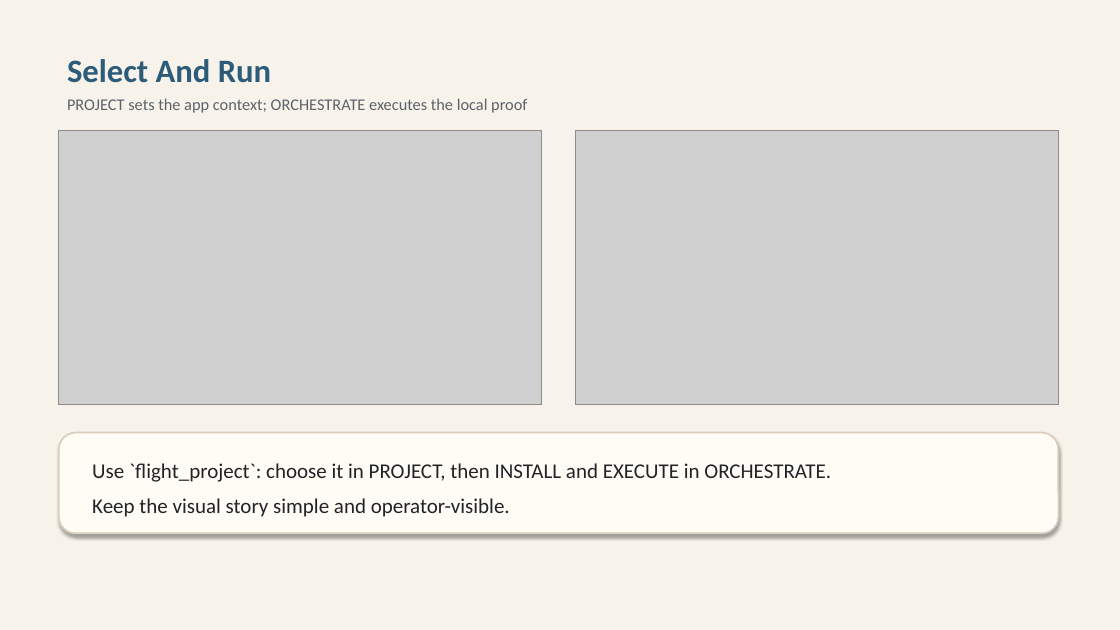
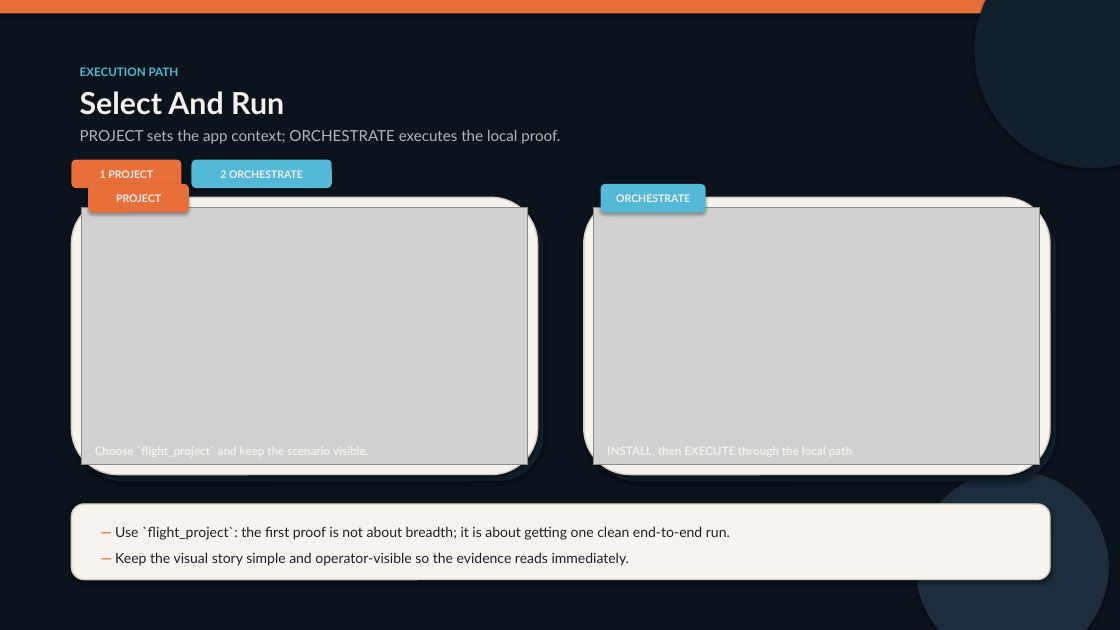
Before and after one commit to ThalesGroup/agilab, a slide deck: slide 3 of docs/source/AGILAB_Flight_First_Proof_Slides.pptx. Drawn at 1120x630 pixels with LibreOffice and Linux fonts; fonts in the diff are those of the drawing; grey boxes stand for pictures. Boxes give left, top, right and bottom in pixels: in the first picture for what was removed or moved away, otherwise in the second. Text is boxed around its words. In the diff, an @@ line names an element or a change of style, - is before the commit and + after.

```diff
--- a/docs/source/AGILAB_Flight_First_Proof_Slides.pptx
+++ b/docs/source/AGILAB_Flight_First_Proof_Slides.pptx
@@ background #F7F3EB to #0B131D @@
@@ rectangle added at (0, 0, 1120, 13), fill #E86E3A @@
@@ ellipse added at (975, 0, 1120, 168), fill #12202D @@
@@ text "Select And Run": place and size @@
-text "Select And Run" at (67, 59, 527, 113)
+text "Select And Run" at (80, 91, 560, 144)
@@ text added at (80, 67, 179, 76), 10 pt, text #54B9D6, bold @@
+EXECUTION PATH
@@ text at (80, 91, 284, 115): size 28 to 26 pt, font Calibri to Lato, text colour #2D5C7A to #F4F0EB in "Select And Run"; more space between paragraphs @@
@@ text at (80, 130, 560, 144): text changed; size 14 to 13 pt; font Calibri to Lato; text colour #5B6268 to #ABB7C4 @@
-PROJECT sets the app context; ORCHESTRATE executes the local proof
+PROJECT sets the app context; ORCHESTRATE executes the local proof.
@@ rounded rectangle added at (71, 160, 181, 188), fill #E86E3A, 9 pt, text #F4F0EB, bold @@
+1 PROJECT
@@ rounded rectangle added at (192, 160, 332, 188), fill #54B9D6, 9 pt, text #F4F0EB, bold @@
+2 ORCHESTRATE
@@ rounded rectangle added at (71, 197, 538, 475), fill #F7F3EE, outline #D6CCC1 1.2 pt @@
@@ rounded rectangle added at (77, 204, 544, 481), fill #12202D @@
@@ picture: place and size @@
-picture at (59, 130, 542, 405)
+picture at (82, 208, 528, 465)
@@ rounded rectangle added at (88, 184, 189, 213), fill #E86E3A, 9 pt, text #F4F0EB, bold @@
+PROJECT
@@ rounded rectangle added at (584, 197, 1050, 475), fill #F7F3EE, outline #D6CCC1 1.2 pt @@
@@ rounded rectangle added at (590, 204, 1056, 481), fill #12202D @@
@@ picture: place and size @@
-picture at (576, 130, 1059, 405)
+picture at (594, 208, 1040, 465)
@@ rounded rectangle added at (601, 184, 706, 213), fill #54B9D6, 9 pt, text #F4F0EB, bold @@
+ORCHESTRATE
@@ ellipse added at (916, 471, 1109, 630), fill #1C2D3D @@
@@ rounded rectangle: place and size @@
-rounded rectangle at (59, 433, 1059, 534)
+rounded rectangle at (71, 504, 1050, 580)
@@ rounded rectangle at (71, 504, 1050, 580): fill #FFFBF5 to #F7F3EE; outline #DCCEBF 1.5 pt to #D6CCC1 1.2 pt @@
@@ text at (115, 526, 730, 566): text changed; size 18 to 12 pt; font Calibri to Lato; text colour #212427 to #19212A @@
-Use `flight_project`: choose it in PROJECT, then INSTALL and EXECUTE in ORCHESTRATE.
-Keep the visual story simple and operator-visible.
+— Use `flight_project`: the first proof is not about breadth; it is about getting one clean end-to-end run.
+— Keep the visual story simple and operator-visible so the evidence reads immediately.
```
Also in this commit, not shown: 3 other slides changed, 2 other files.
